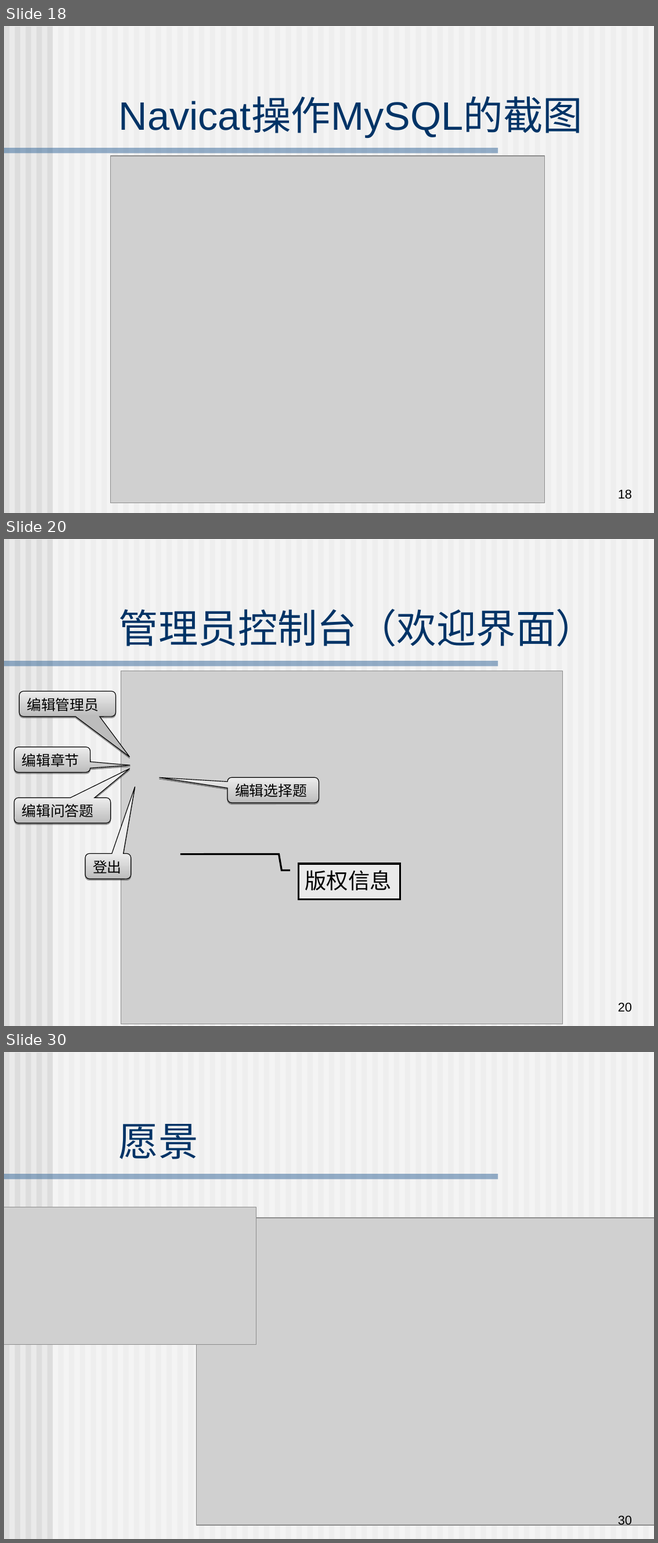
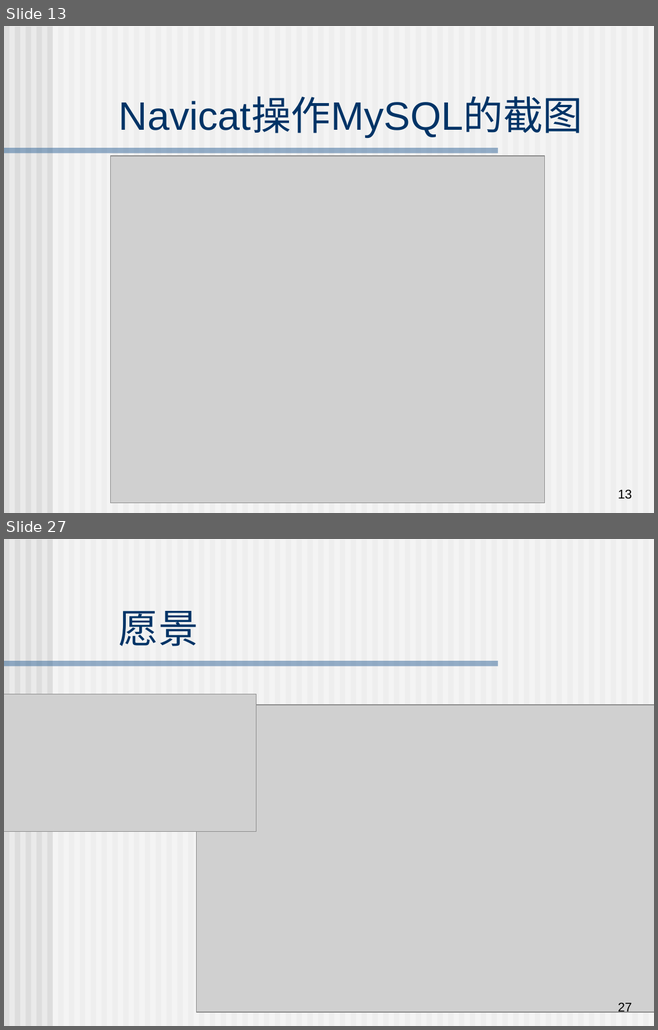
Before and after one commit to shanboli/finalprojectdocbackup, a slide deck: 1.0/梅丹毕设答辩.ppt. Shown one above the other, each under a label of ours: slides 18, 20 and 30 before the commit, slides 13 and 27 after it; the slides between them are not shown. The pictures are 658x1543 and 658x1030 pixels, drawn with LibreOffice and Linux fonts; fonts in the diff are those of the drawing; grey boxes stand for pictures; background and template pictures are left out. Boxes give left, top, right and bottom in pixels: in the first picture for what was removed or moved away, otherwise in the second. Text is boxed around its words. In the diff, an @@ line names an element or a change of style, - is before the commit and + after.

```diff
--- a/1.0/梅丹毕设答辩.ppt
+++ b/1.0/梅丹毕设答辩.ppt
@@ slide 20 removed at <box>4,539,654,1026</box>, background #EAEAEA; not listed: 62 template elements that a slide beside it also shows @@
@@ title removed at <box>119,609,595,647</box> @@
-管理员控制台（欢迎界面）
@@ picture removed at <box>121,671,563,1024</box> @@
@@ rounded speech box removed at <box>19,691,115,716</box> @@
-编辑管理员
@@ rounded speech box removed at <box>14,747,90,772</box> @@
-编辑章节
@@ rounded speech box removed at <box>227,777,319,803</box> @@
-编辑选择题
@@ rounded speech box removed at <box>14,798,111,823</box> @@
-编辑问答题
@@ rounded speech box removed at <box>85,853,130,879</box> @@
-登出
@@ freeform shape removed at <box>298,864,400,900</box> @@
-版权信息
@@ page number removed at <box>618,1003,632,1012</box> @@
-20
@@ what was slide 18 is now slide 13 @@
@@ page number at <box>618,490,632,499</box>: text changed @@
-18
+13
@@ what was slide 30 is now slide 27 @@
@@ page number at <box>618,1003,632,1013</box>: text changed @@
-30
+27
```
Also in this commit, not shown: 10 slides changed, 12 slides added, 14 other slides removed, 3 other files.
